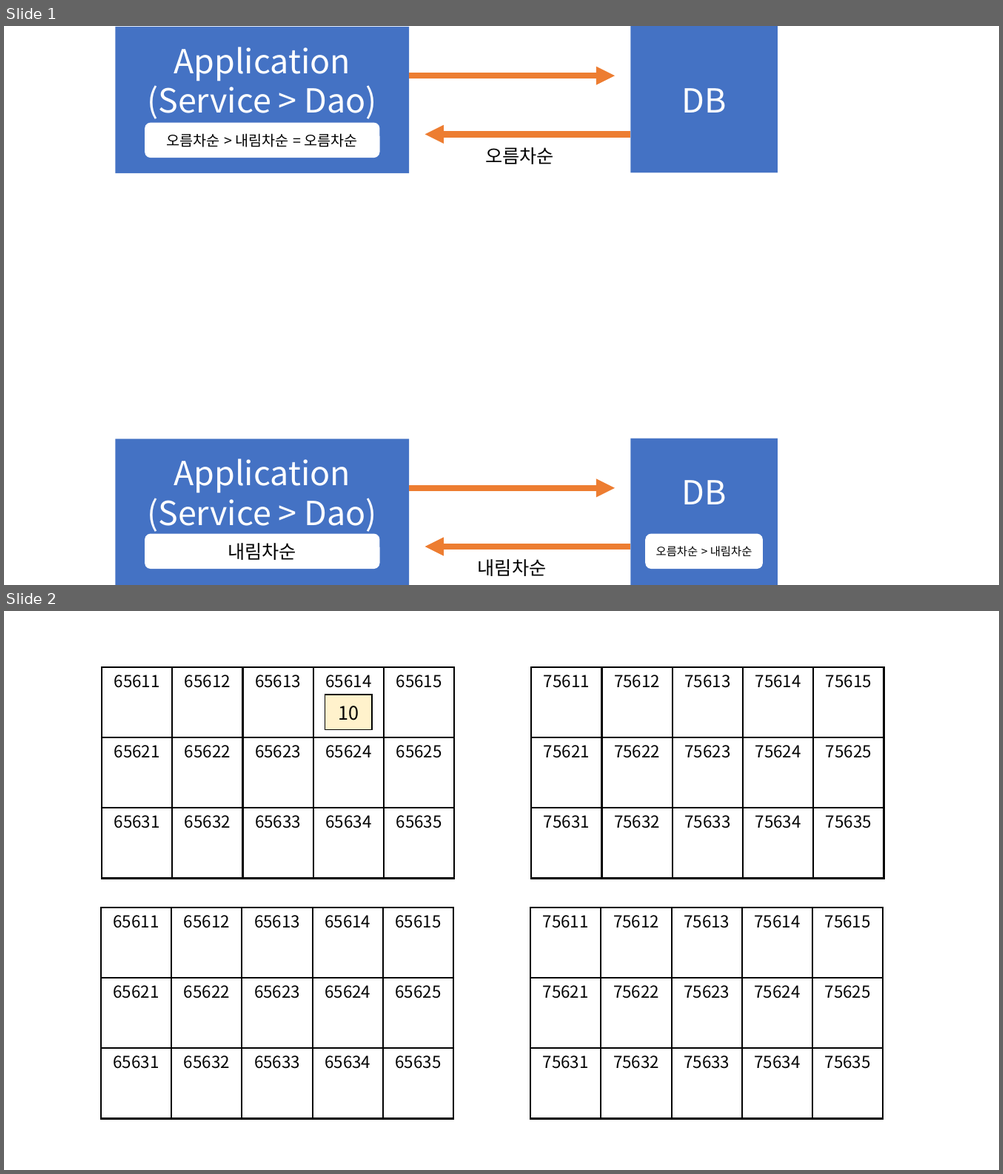
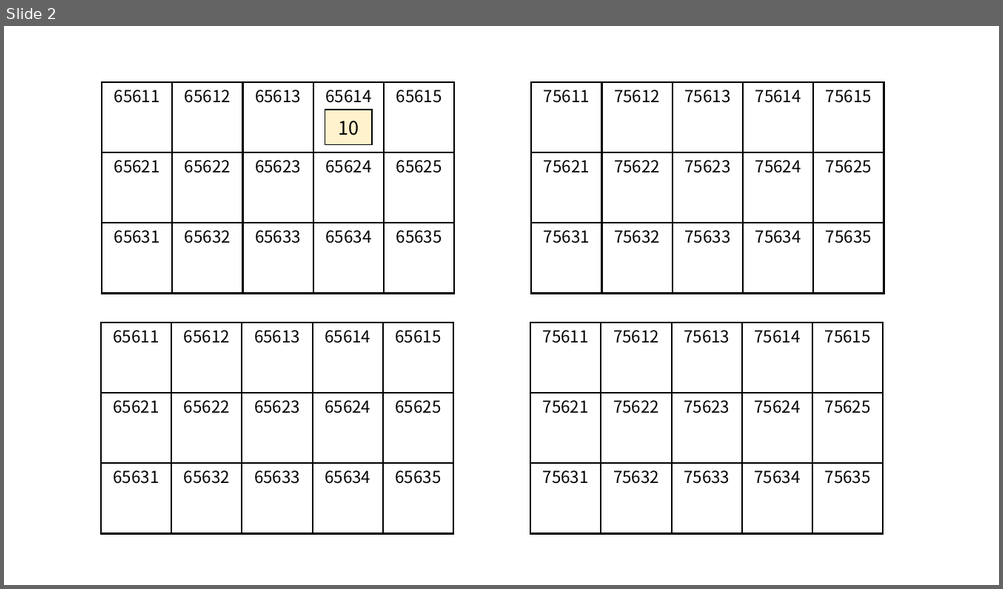
Before and after one commit to ho8566z/daily_log, a slide deck: notion/create_notion_img.pptx. Shown one above the other, each under a label of ours: slides 1 and 2 before the commit, slide 2 after it. The pictures are 1003x1174 and 1003x589 pixels, drawn with LibreOffice and Linux fonts; fonts in the diff are those of the drawing. Boxes give left, top, right and bottom in pixels: in the first picture for what was removed or moved away, otherwise in the second. Text is boxed around its words. In the diff, an @@ line names an element or a change of style, - is before the commit and + after.

```diff
--- a/notion/create_notion_img.pptx
+++ b/notion/create_notion_img.pptx
@@ slide 1 removed at bbox=[4, 26, 999, 585], background #FFFFFF @@
@@ group removed at bbox=[115, 26, 778, 174]: 2 rectangles, 2 arrows, 2 rounded rectangles @@
-Application
-(Service > Dao)
-DB
-오름차순 > 내림차순 = 오름차순
-오름차순
@@ group removed at bbox=[115, 439, 778, 585]: 3 rounded rectangles, 2 rectangles, 2 arrows @@
-Application
-(Service > Dao)
-DB
-내림차순
-오름차순 > 내림차순
-내림차순
```
Also in this commit, not shown: 1 slide added, 5 other files.
